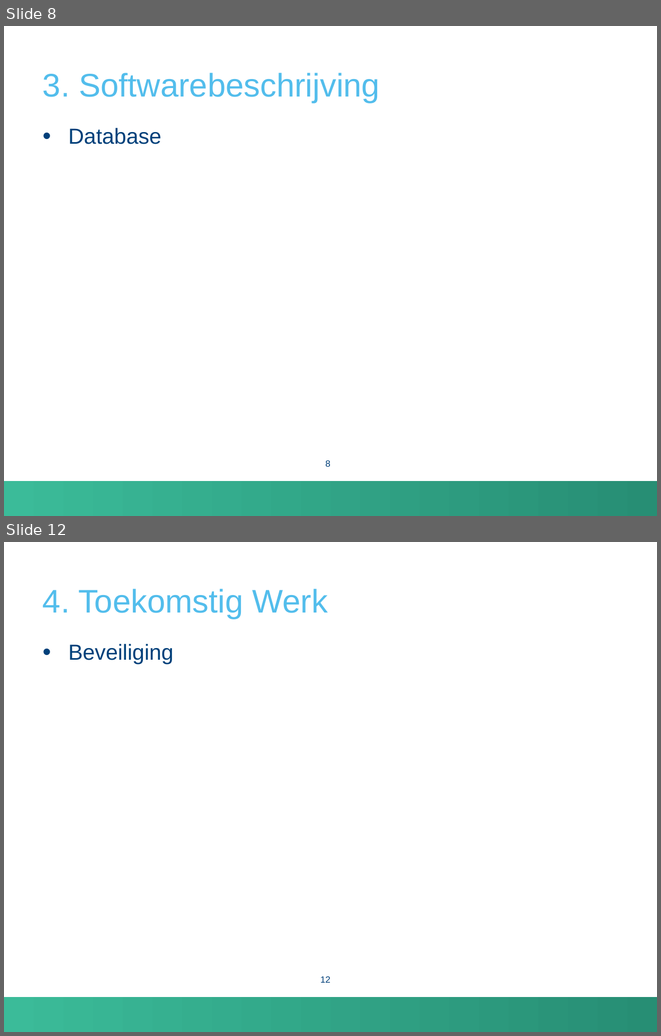
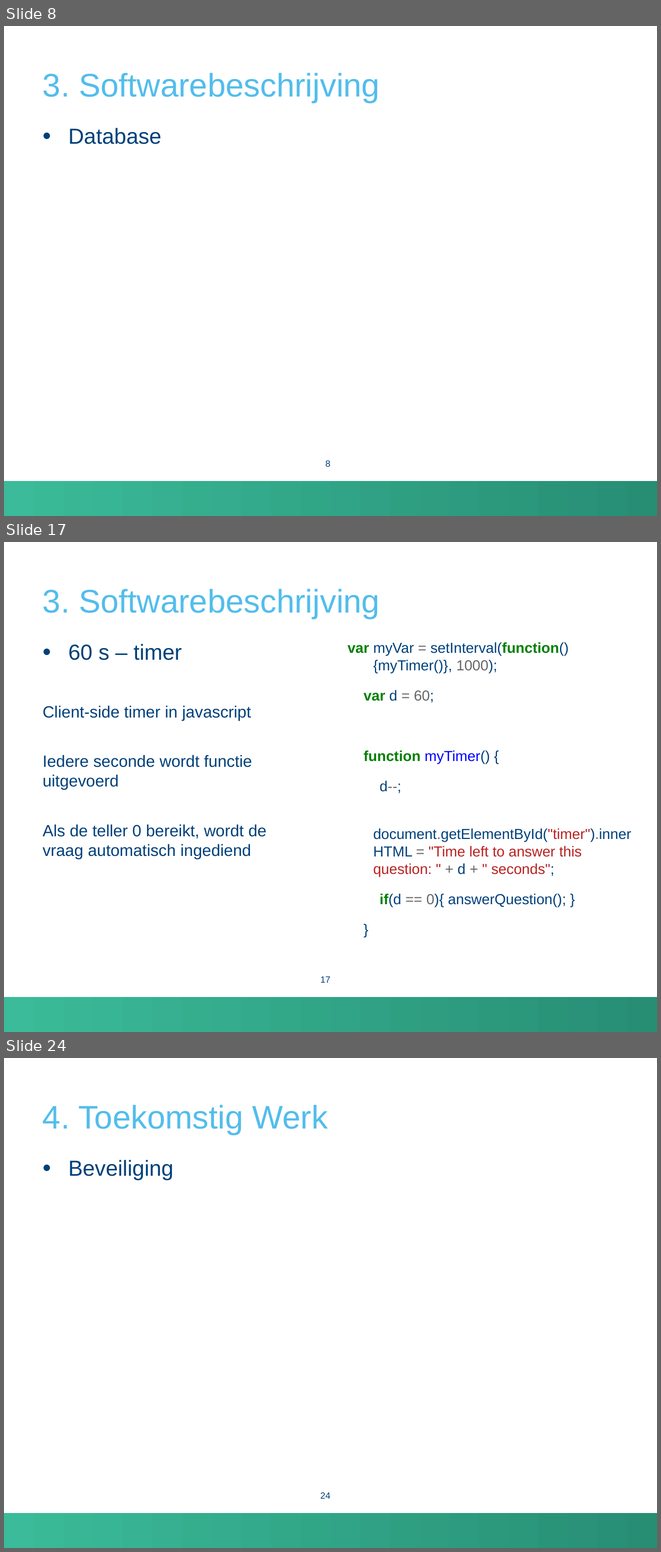
Before and after one commit to FrancisHoste00/AcaBachProject2, a slide deck: Presentatie.pptx. Shown one above the other, each under a label of ours: slides 8 and 12 before the commit, slides 8, 17 and 24 after it; the slides between them are not shown. The pictures are 661x1036 and 661x1552 pixels, drawn with LibreOffice and Linux fonts; fonts in the diff are those of the drawing; background and template pictures are left out. Boxes give left, top, right and bottom in pixels: in the first picture for what was removed or moved away, otherwise in the second. Text is boxed around its words. In the diff, an @@ line names an element or a change of style, - is before the commit and + after.

```diff
--- a/Presentatie.pptx
+++ b/Presentatie.pptx
@@ slide 17 added at (x1=4, y1=542, x2=657, y2=1032), background #FFFFFF; not listed: 1 template element that a slide beside it also shows @@
@@ title added at (x1=43, y1=589, x2=380, y2=618), 36 pt, text #52BDEC @@
+3. Softwarebeschrijving
@@ text added at (x1=43, y1=644, x2=266, y2=859), 18 pt, text #00407A @@
+• 60 s – timer
+Client-side timer in javascript
+Iedere seconde wordt functie uitgevoerd
+Als de teller 0 bereikt, wordt de vraag automatisch ingediend
@@ text added at (x1=347, y1=642, x2=632, y2=907), 16 pt, text #00407A @@
+var myVar = setInterval(function() {myTimer()}, 1000);
+var d = 60;
+function myTimer() {
+d--;
+document.getElementById("timer").innerHTML = "Time left to answer this question: " + d + " seconds";
+if(d == 0){ answerQuestion(); }
+}
@@ page number added at (x1=320, y1=976, x2=330, y2=982), 10 pt, text #00407A @@
+17
@@ what was slide 12 is now slide 24 @@
@@ page number at (x1=320, y1=1492, x2=330, y2=1498): text changed @@
-12
+24
```
Also in this commit, not shown: 5 slides changed, 11 other slides added.
